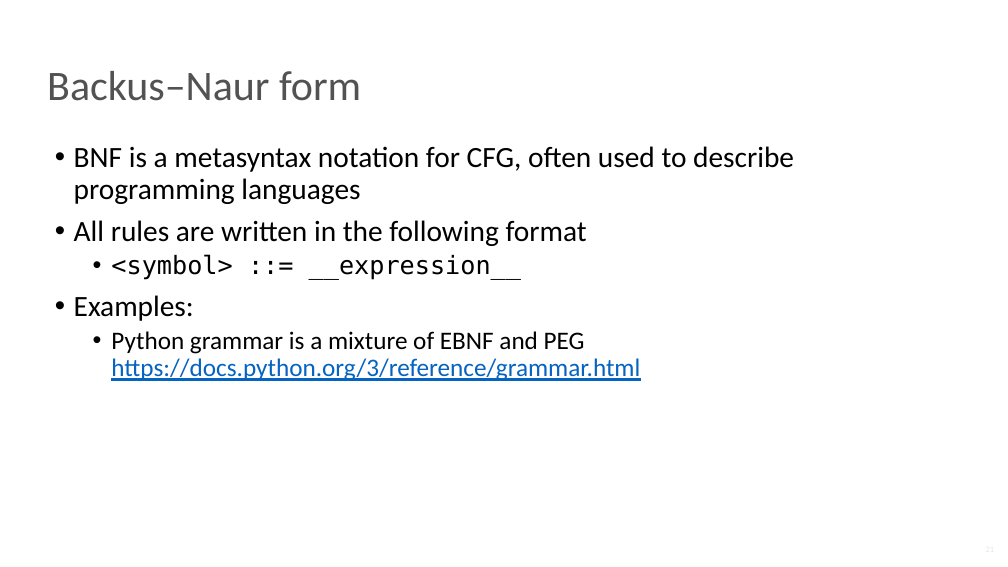
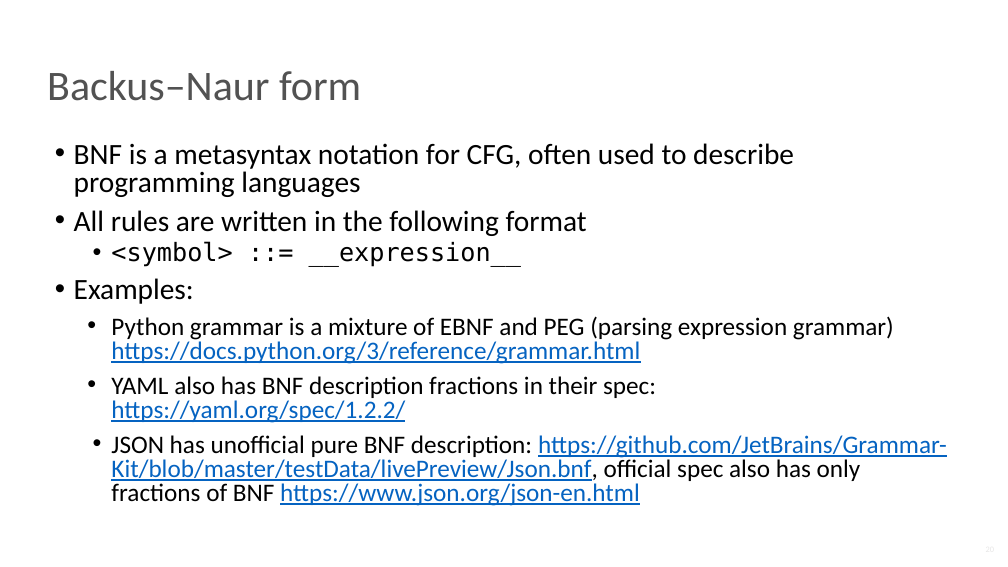
Before and after one commit to NN-complr-tech/Complr-course-lectures, a slide deck: slide 20 of 02-Frontend.pptx (slide 21 before the commit). Drawn at 1008x567 pixels with LibreOffice and Linux fonts; fonts in the diff are those of the drawing. Boxes give left, top, right and bottom in pixels: in the first picture for what was removed or moved away, otherwise in the second. Text is boxed around its words. In the diff, an @@ line names an element or a change of style, - is before the commit and + after.

```diff
--- a/02-Frontend.pptx
+++ b/02-Frontend.pptx
@@ text at bbox=[74, 143, 794, 304]: line spacing 0.9 to 0.8 @@
@@ text at bbox=[111, 316, 947, 506]: text changed @@
-  • Python grammar is a mixture of EBNF and PEG https://docs.python.org/3/reference/grammar.html
+  • Python grammar is a mixture of EBNF and PEG (parsing expression grammar) https://docs.python.org/3/reference/grammar.html
+  • YAML also has BNF description fractions in their spec: https://yaml.org/spec/1.2.2/
+  • JSON has unofficial pure BNF description: https://github.com/JetBrains/Grammar-Kit/blob/master/testData/livePreview/Json.bnf, official spec also has only fractions of BNF https://www.json.org/json-en.html
```
Also in this commit, not shown: 19 other slides changed, 2 slides added, 1 slide removed.
